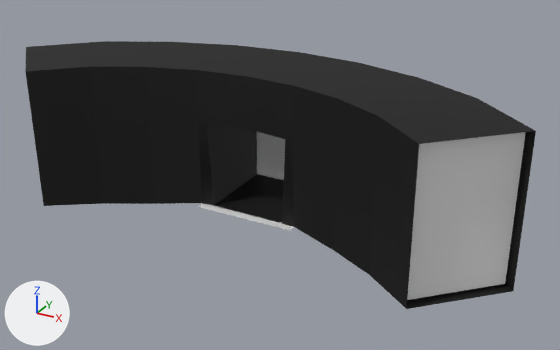
The FBX model Assets/Prefabs/Environment/elevator_secret_backwall.fbx, before and after one commit.
Camera for both pictures: a camera (50 mm lens) standing at (39.9, -36.0, 38.1) and looking at (3.1, 30.8, 4.7). The lights are fixed; the arrows at lower left show +X, +Y and +Z. Where no turn or scale is listed for an object, it has been applied to the vertices.

The first picture shows 'doorbackwall', 'outline'.
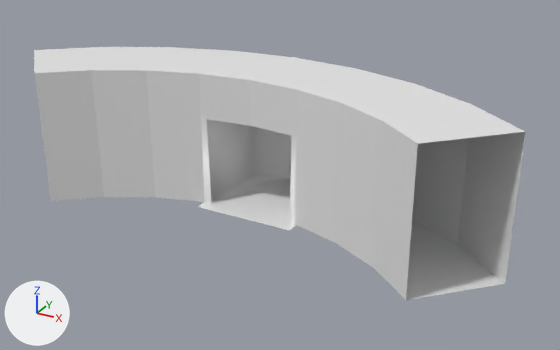
Location of each change, (x1, y1, x2, y2) in pixels of the pictures (560 x 350 px):
'doorbackwall', reshaped
    before: (198, 131, 526, 300)
    after: (34, 47, 526, 300)
'outline', deleted (black)
    before: (25, 41, 536, 309)
part 1 of me_cylinder_011, deleted
    before: (407, 132, 526, 300)

The change in detail:
me_cylinder_011 has 59 vertices, 52 faces and spans x -28.3..28.3, y 21.2..40.0, z 0.0..15.0.
me_cylinder_011 is used by ob_doorbackwall; location (0.0, 0.0, 0.0).
Verts and faces of me_cylinder_011; kept vertices keep their numbers, new ones are numbered from 59.
Before the commit, vertices of me_cylinder_011: 16 (21.2, 21.2, 0.0), 17 (21.2, 21.2, 15.0), 18 (28.3, 28.3, 0.0) at pixel (505, 283), 19 (28.3, 28.3, 15.0) at pixel (525, 131).
Part 1, on me_cylinder_011:
Faces deleted: (16, 18, 19, 17).
Object 'outline' (ob_outline) is deleted.
